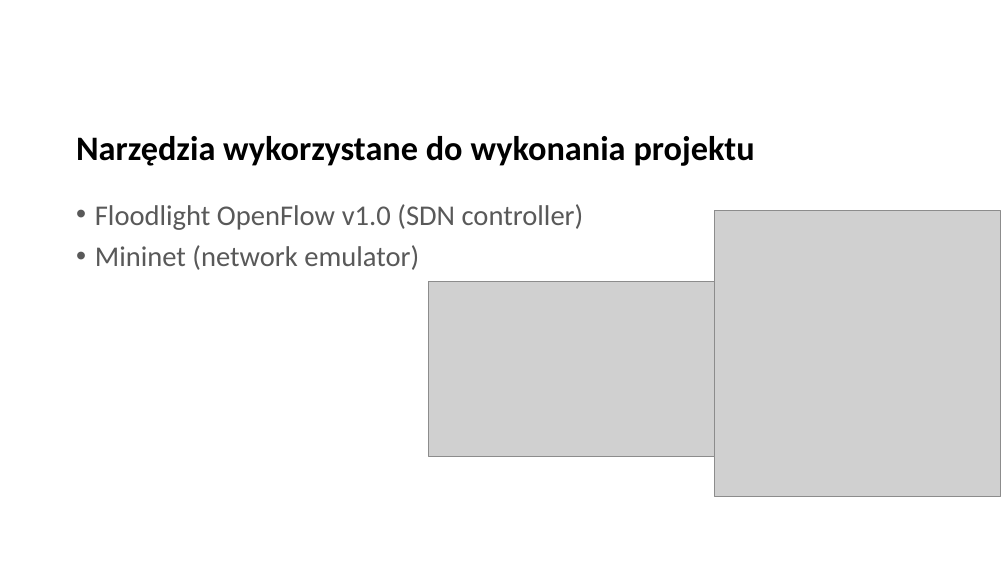
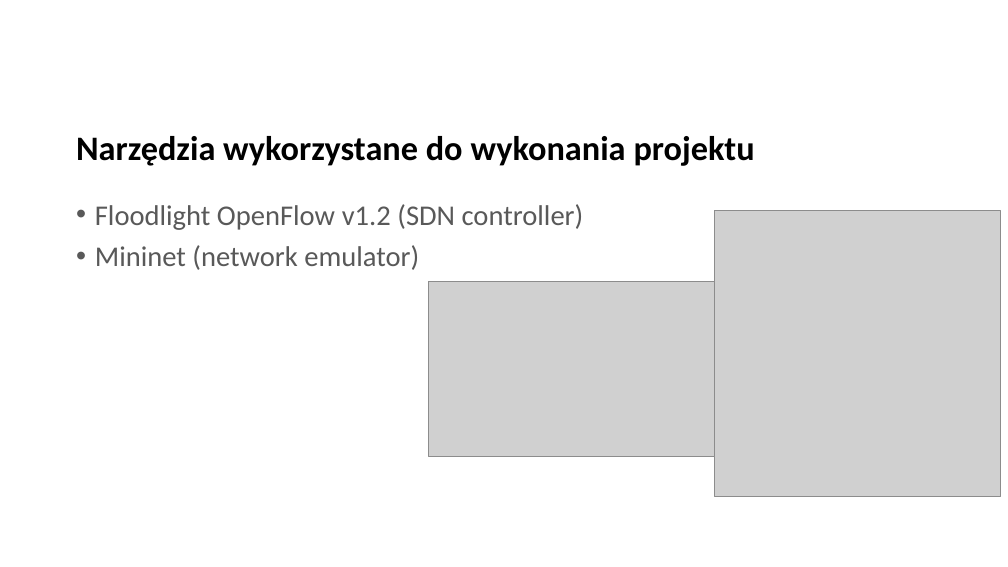
Before and after one commit to jopajak/SDN2024, a slide deck: slide 3 of project-demo-presentation-SDN-traffic-prioritization.ppt. Drawn at 1008x567 pixels with LibreOffice and Linux fonts; fonts in the diff are those of the drawing; grey boxes stand for pictures; background and template pictures are left out. Boxes give left, top, right and bottom in pixels: in the first picture for what was removed or moved away, otherwise in the second. Text is boxed around its words. In the diff, an @@ line names an element or a change of style, - is before the commit and + after.

```diff
--- a/project-demo-presentation-SDN-traffic-prioritization.ppt
+++ b/project-demo-presentation-SDN-traffic-prioritization.ppt
@@ text at box(95, 204, 584, 230): text changed @@
-• Floodlight OpenFlow v1.0 (SDN controller)
+• Floodlight OpenFlow v1.2 (SDN controller)
```
